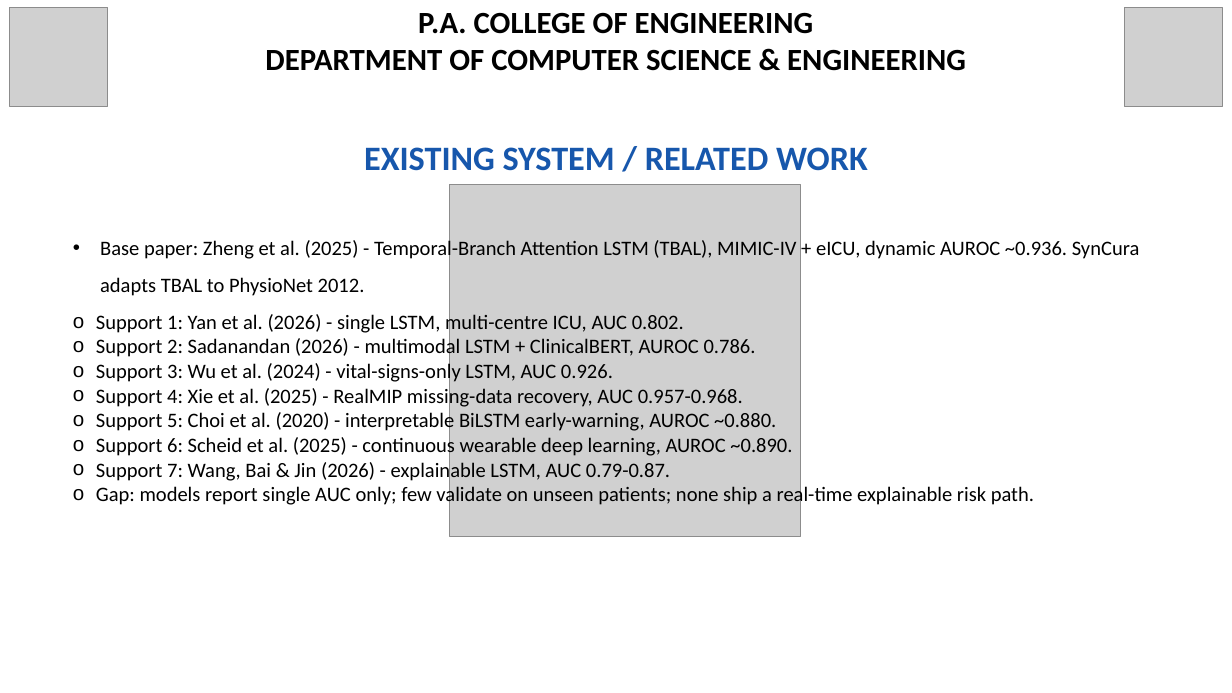
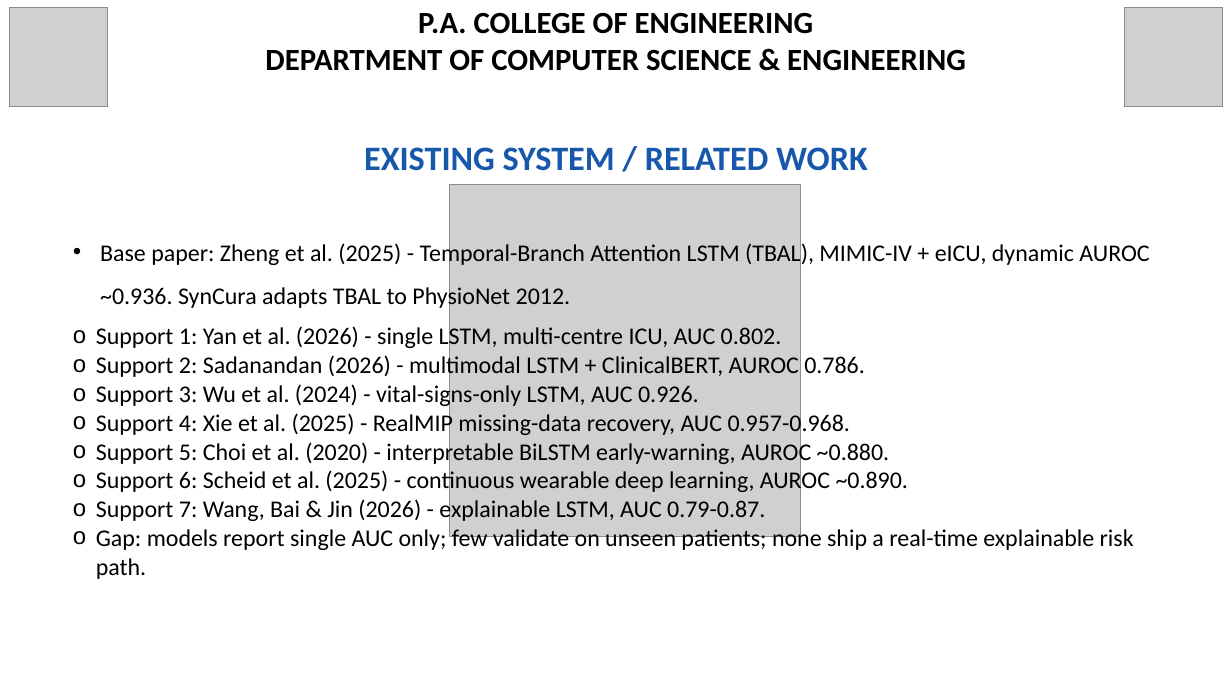
Before and after one commit to Dinaltium/SynCura, a slide deck: slide 4 of ppt/SynCura_Deck_V3_FINAL.pptx. Drawn at 1232x693 pixels with LibreOffice and Linux fonts; fonts in the diff are those of the drawing; grey boxes stand for pictures. Boxes give left, top, right and bottom in pixels: in the first picture for what was removed or moved away, otherwise in the second. Text is boxed around its words. In the diff, an @@ line names an element or a change of style, - is before the commit and + after.

```diff
--- a/ppt/SynCura_Deck_V3_FINAL.pptx
+++ b/ppt/SynCura_Deck_V3_FINAL.pptx
@@ text "Base paper: Zheng et al. ..." at (x1=96, y1=240, x2=1149, y2=579): size 24 to 28 pt @@
```
Also in this commit, not shown: 1 other slide changed, 2 other files.
